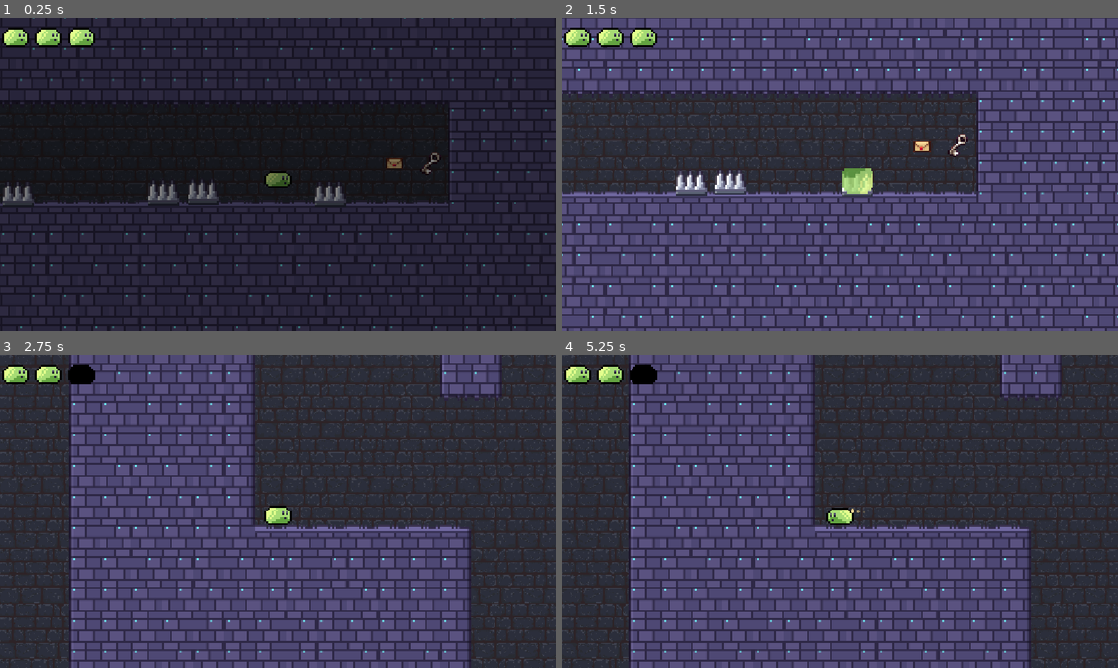
Above: before the commit, frames 1-4 (two rows, left to right).
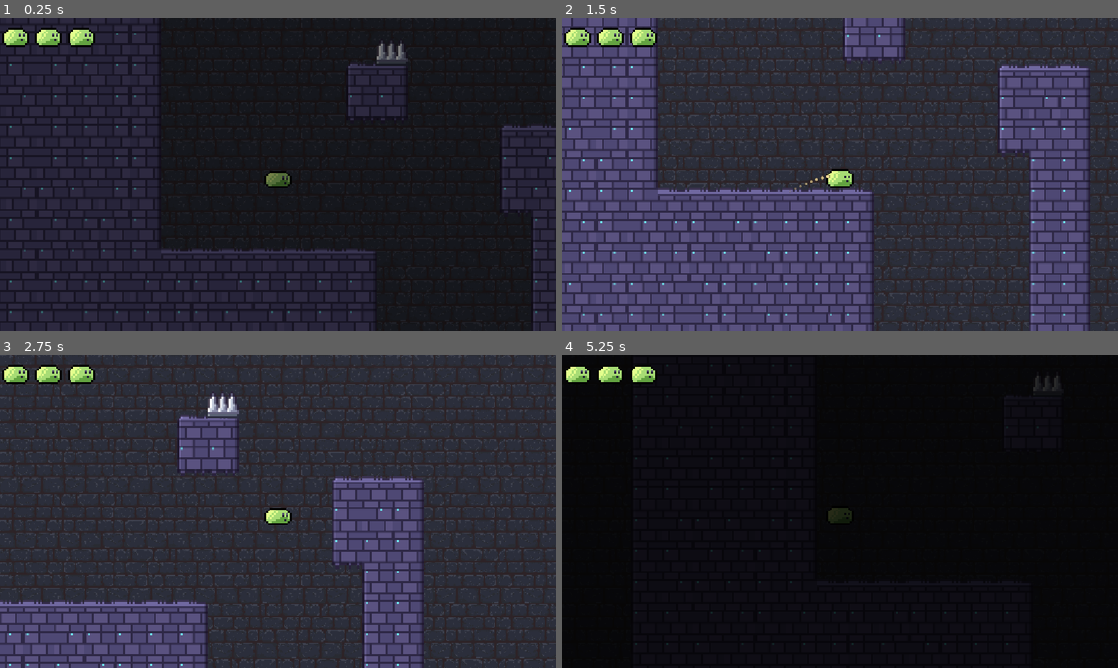
Above: after the commit, the same moments.

Repository: Trash-and-Co/bounce-back
Game: Godot game, scene res://scenes/levels/castleOfDespair/stage2Canons.tscn
Two runs of this game, one before a commit and one after it. Both use one fixed random seed, a clock stepped at 60 frames per second and the inputs below. This scene is started directly instead of the project's main scene.
Inputs (mouse positions are in pixels of both pictures, inside the frame that each line leads up to):
- Up to frame 1 (0.25 s): no input
- Up to frame 2 (1.5 s): move the mouse to (962, 158) at 0.52 s; click (962, 158) at 0.67 s; drag from (728, 190) to (956, 149) at 1.27 s
- Up to frame 3 (2.75 s): move the mouse to (333, 442) at 2.02 s; click (333, 442) at 2.17 s
- Up to frame 4 (5.25 s): drag from (812, 574) to (673, 464) at 2.77 s; move the mouse to (1006, 558) at 3.52 s; click (1006, 558) at 3.67 s; drag from (673, 464) to (756, 433) at 4.27 s; move the mouse to (867, 511) at 5.02 s; click (867, 511) at 5.17 s

The runs differ from the first frame. In frame 1, 40% of the frame differs, in the area x 0-100%, y 0-100%; in frame 2, 54%; in frame 3, 43%; in frame 4, 99%.

Commit message:
added multiple letters and objects to finish a stage and transition to the next ones.

Diff:
--- a/scenes/levels/castleOfDespair/stage2Canons.tscn
+++ b/scenes/levels/castleOfDespair/stage2Canons.tscn
@@ -12,15 +12,9 @@
 [ext_resource type="PackedScene" uid="uid://cgomkkkcqaqpk" path="res://objects/toggleSwitch/toggleSwitch.tscn" id="9_du66a"]
 [ext_resource type="Script" uid="uid://dx2wjjlw4vxq4" path="res://objects/collectible/collectible.gd" id="9_t5uru"]
 [ext_resource type="PackedScene" uid="uid://j8h0x4k13qop" path="res://enemies/deathTrigger/deathTrigger.tscn" id="10_t5uru"]
-[ext_resource type="Texture2D" uid="uid://djeprtg5flydd" path="res://assets/items/08.png" id="13_ebe8k"]
-[ext_resource type="Script" uid="uid://cyh4h3ptm0r3b" path="res://ui/letter.gd" id="14_d1bk6"]
-[ext_resource type="FontFile" uid="uid://4fox4h7hggqn" path="res://assets/fonts/Pixel Intv.otf" id="15_hcglw"]
 
 [sub_resource type="CircleShape2D" id="CircleShape2D_6q7i5"]
 radius = 12.0
-
-[sub_resource type="RectangleShape2D" id="RectangleShape2D_dgfsc"]
-size = Vector2(14, 71.666626)
 
 [node name="Stage2Spike2" type="Node2D" unique_id=965111673]
 
@@ -29,7 +23,7 @@
 tile_set = ExtResource("1_67ug3")
 
 [node name="Player" parent="." unique_id=2115439458 instance=ExtResource("2_yxg7v")]
-position = Vector2(4767, 1902)
+position = Vector2(563, 332)
 
 [node name="Background" parent="Player/Camera2D" parent_id_path=PackedInt32Array(2115439458, 1896346191) index="0" unique_id=417367645]
 position = Vector2(3.6672363, 0)
@@ -141,54 +135,16 @@
 
 [node name="Key" type="Sprite2D" parent="." unique_id=1466431997]
 texture_filter = 1
-position = Vector2(5083, 1901)
+position = Vector2(5085.0005, 1902.9999)
 scale = Vector2(3.5, 3.5)
 texture = ExtResource("8_du66a")
 script = ExtResource("9_t5uru")
-next_scene = "uid://6ghs2o6jyegm"
+next_scene = "uid://cjchik1euohvc"
 
 [node name="Area2D" type="Area2D" parent="Key" unique_id=1397863174]
 
 [node name="CollisionShape2D" type="CollisionShape2D" parent="Key/Area2D" unique_id=424789693]
 shape = SubResource("CircleShape2D_6q7i5")
 
-[node name="Letter" type="Sprite2D" parent="." unique_id=8313052]
-texture_filter = 1
-position = Vector2(5008, 1902)
-scale = Vector2(3, 3)
-texture = ExtResource("13_ebe8k")
-script = ExtResource("14_d1bk6")
-letter_font = ExtResource("15_hcglw")
-message = "Hey buddy!
-
-Looks like I got myself into a bit of a jam. I'm currently locked up just past the grass plateaus, and to make matters worse, they took the key and hid it deep inside the Castle of Despair.
-
-If you could track it down and get me out, I'd really appreciate it. See you soon!
-
-Your pal,
-Bob"
-
-[node name="Area2D" type="Area2D" parent="Letter" unique_id=239850484]
-texture_filter = 1
-
-[node name="CollisionShape2D" type="CollisionShape2D" parent="Letter/Area2D" unique_id=2047340451]
-position = Vector2(0, -5.333313)
-shape = SubResource("RectangleShape2D_dgfsc")
-
-[node name="CanvasLayer" type="CanvasLayer" parent="Letter" unique_id=466499277]
-
-[node name="Dialogue" type="PanelContainer" parent="Letter/CanvasLayer" unique_id=2042026138]
-offset_right = 40.0
-offset_bottom = 40.0
-
-[node name="VBoxContainer" type="VBoxContainer" parent="Letter/CanvasLayer/Dialogue" unique_id=457430211]
-layout_mode = 2
-
-[node name="Text" type="Label" parent="Letter/CanvasLayer/Dialogue/VBoxContainer" unique_id=902267867]
-layout_mode = 2
-
-[node name="Continue" type="Button" parent="Letter/CanvasLayer/Dialogue/VBoxContainer" unique_id=1287468296]
-layout_mode = 2
-
 [editable path="Player"]
 [editable path="DeathTrigger"]
--- a/scenes/levels/castleOfDespair/stage3EntranceToLavaDepths.tscn
+++ b/scenes/levels/castleOfDespair/stage3EntranceToLavaDepths.tscn
@@ -3,11 +3,17 @@
 [ext_resource type="TileSet" uid="uid://dm6tw6msia23m" path="res://assets/tilesets/tilesMain.tres" id="1_s4jsk"]
 [ext_resource type="PackedScene" uid="uid://dc5w5nvp1r8mx" path="res://player/player.tscn" id="2_6tc1s"]
 [ext_resource type="Texture2D" uid="uid://ch6vcxg0veod2" path="res://assets/SlimePlatformerAssets/Backgrounds/Dungeon_brick_wall_blue.png.png" id="3_k8gxj"]
-[ext_resource type="Script" uid="uid://d1ad5miwgot7f" path="res://objects/hud/hud.gd" id="4_w8im0"]
+[ext_resource type="Script" uid="uid://d1ad5miwgot7f" path="res://ui/hud/hud.gd" id="4_w8im0"]
 [ext_resource type="Texture2D" uid="uid://3bw2ykdm8cj7" path="res://assets/SlimePlatformerAssets/SlimeIdle/slimeIdle1.png" id="5_l82n1"]
 [ext_resource type="PackedScene" uid="uid://cuhxkjcj3memu" path="res://objects/checkpoint/checkpoint.tscn" id="6_ue4uh"]
 [ext_resource type="PackedScene" uid="uid://dl7kqpfvinyc8" path="res://enemies/cannon/cannon.tscn" id="7_v6a5q"]
 [ext_resource type="PackedScene" uid="uid://c7h32g5xrtmlf" path="res://enemies/spike/spike.tscn" id="8_t6i05"]
+[ext_resource type="Texture2D" uid="uid://djeprtg5flydd" path="res://assets/items/08.png" id="9_nt01p"]
+[ext_resource type="Script" uid="uid://cyh4h3ptm0r3b" path="res://ui/letter.gd" id="10_hyjvm"]
+[ext_resource type="FontFile" uid="uid://4fox4h7hggqn" path="res://assets/fonts/Pixel Intv.otf" id="11_f6noa"]
+
+[sub_resource type="RectangleShape2D" id="RectangleShape2D_v2dnw"]
+size = Vector2(14, 71.666626)
 
 [node name="Stage2Spike" type="Node2D" unique_id=965111673]
 
@@ -261,4 +267,46 @@
 position = Vector2(2688, -256)
 rotation = 1.5707964
 
+[node name="Letter" type="Sprite2D" parent="." unique_id=454720088]
+texture_filter = 1
+position = Vector2(6316, 2802)
+scale = Vector2(3, 3)
+texture = ExtResource("9_nt01p")
+script = ExtResource("10_hyjvm")
+letter_font = ExtResource("11_f6noa")
+message = "Hey buddy!
+
+You found the key in the Castle of Despair! I knew I could count on you.
+
+Unfortunately, they've moved me down into the Magma Underworld. I'm still locked up, but that key can open my cage.
+
+Follow the passage until the magma starts appearing. There's a big hole in the floor ahead. Drop in! That's the way down to me.
+
+Bring the key and free me. Please hurry. It's getting a little too warm for a slime!
+
+Your pal,
+Bob"
+
+[node name="Area2D" type="Area2D" parent="Letter" unique_id=1352716812]
+texture_filter = 1
+
+[node name="CollisionShape2D" type="CollisionShape2D" parent="Letter/Area2D" unique_id=1988002188]
+position = Vector2(0, -5.333313)
+shape = SubResource("RectangleShape2D_v2dnw")
+
+[node name="CanvasLayer" type="CanvasLayer" parent="Letter" unique_id=837682807]
+
+[node name="Dialogue" type="PanelContainer" parent="Letter/CanvasLayer" unique_id=882056900]
+offset_right = 40.0
+offset_bottom = 40.0
+
+[node name="VBoxContainer" type="VBoxContainer" parent="Letter/CanvasLayer/Dialogue" unique_id=678791396]
+layout_mode = 2
+
+[node name="Text" type="Label" parent="Letter/CanvasLayer/Dialogue/VBoxContainer" unique_id=1156520809]
+layout_mode = 2
+
+[node name="Continue" type="Button" parent="Letter/CanvasLayer/Dialogue/VBoxContainer" unique_id=620251219]
+layout_mode = 2
+
 [editable path="Player"]
--- a/scenes/levels/grassPlatues/stage1Tutorial.tscn
+++ b/scenes/levels/grassPlatues/stage1Tutorial.tscn
@@ -10,8 +10,17 @@
 [ext_resource type="PackedScene" uid="uid://cuhxkjcj3memu" path="res://objects/checkpoint/checkpoint.tscn" id="4_w4rtc"]
 [ext_resource type="PackedScene" uid="uid://j8h0x4k13qop" path="res://enemies/deathTrigger/deathTrigger.tscn" id="5_w5pkf"]
 [ext_resource type="PackedScene" uid="uid://is5nhsfmoxgb" path="res://ui/fadeToBlack.tscn" id="6_w5pkf"]
+[ext_resource type="Texture2D" uid="uid://dn8eex5txypm4" path="res://assets/items/map.png" id="11_wfvow"]
+[ext_resource type="Script" uid="uid://dx2wjjlw4vxq4" path="res://objects/collectible/collectible.gd" id="12_o57h5"]
 
 [sub_resource type="CircleShape2D" id="CircleShape2D_3mg2o"]
+
+[sub_resource type="AtlasTexture" id="AtlasTexture_o57h5"]
+atlas = ExtResource("11_wfvow")
+region = Rect2(0, 0, 16, 32)
+
+[sub_resource type="CircleShape2D" id="CircleShape2D_ja61k"]
+radius = 12.0
 
 [node name="Stage1Tutorial" type="Node2D" unique_id=524240727]
 position = Vector2(-406, 228)
@@ -25,12 +34,13 @@
 letter_font = ExtResource("3_x3r4t")
 message = "Hey buddy!
 
-Looks like I got myself into a bit of a jam. I'm currently locked up just past the grass plateaus, and to make matters worse, they took the key and hid it deep inside the Castle of Despair.
+Looks like I got myself into a bit of a jam. I'm trapped somewhere beyond the Grass Plateaus, and I could really use your help.
 
-If you could track it down and get me out, I'd really appreciate it. See you soon!
+My map got ripped in half, and both pieces are scattered across the Grass Plateaus. Find them both and you'll have the route to the Castle of Despair, where they've hidden the key to my cage.
 
 Your pal,
-Bob"
+Bob
+"
 
 [node name="Area2D" type="Area2D" parent="Letter" unique_id=1329990600]
 texture_filter = 1
@@ -58,7 +68,7 @@
 tile_set = ExtResource("1_7ak82")
 
 [node name="Player" parent="." unique_id=2115439458 instance=ExtResource("2_k2svq")]
-position = Vector2(367, 357)
+position = Vector2(354, 223)
 
 [node name="Background" parent="Player/Camera2D" parent_id_path=PackedInt32Array(2115439458, 1896346191) index="0" unique_id=417367645]
 position = Vector2(-5.222233, 3.999999)
@@ -83,5 +93,19 @@
 
 [node name="FadeToBlack" parent="." unique_id=364107224 instance=ExtResource("6_w5pkf")]
 
+[node name="Map 1_2" type="Sprite2D" parent="." unique_id=1057039017]
+texture_filter = 1
+position = Vector2(3950.9998, -1527)
+scale = Vector2(3.5, 3.5)
+texture = SubResource("AtlasTexture_o57h5")
+script = ExtResource("12_o57h5")
+key_id = &"map_piece_1"
+next_scene = "uid://dlg38dtlgitl0"
+
+[node name="Area2D" type="Area2D" parent="Map 1_2" unique_id=137743780]
+
+[node name="CollisionShape2D" type="CollisionShape2D" parent="Map 1_2/Area2D" unique_id=836681549]
+shape = SubResource("CircleShape2D_ja61k")
+
 [editable path="Player"]
 [editable path="DeathTrigger"]
--- a/scenes/levels/grassPlatues/stage2Spike.tscn
+++ b/scenes/levels/grassPlatues/stage2Spike.tscn
@@ -7,6 +7,15 @@
 [ext_resource type="Texture2D" uid="uid://3bw2ykdm8cj7" path="res://assets/SlimePlatformerAssets/SlimeIdle/slimeIdle1.png" id="5_a0gcg"]
 [ext_resource type="PackedScene" uid="uid://c7h32g5xrtmlf" path="res://enemies/spike/spike.tscn" id="6_a0gcg"]
 [ext_resource type="PackedScene" uid="uid://cuhxkjcj3memu" path="res://objects/checkpoint/checkpoint.tscn" id="7_hxciw"]
+[ext_resource type="Texture2D" uid="uid://dn8eex5txypm4" path="res://assets/items/map.png" id="8_jugfk"]
+[ext_resource type="Script" uid="uid://dx2wjjlw4vxq4" path="res://objects/collectible/collectible.gd" id="9_fvu07"]
+
+[sub_resource type="AtlasTexture" id="AtlasTexture_l2ftc"]
+atlas = ExtResource("8_jugfk")
+region = Rect2(16, 0, 16, 32)
+
+[sub_resource type="CircleShape2D" id="CircleShape2D_hwfqr"]
+radius = 12.0
 
 [node name="Stage2Spike" type="Node2D" unique_id=965111673]
 
@@ -15,7 +24,7 @@
 tile_set = ExtResource("1_srwtk")
 
 [node name="Player" parent="." unique_id=2115439458 instance=ExtResource("2_rh8md")]
-position = Vector2(857, 553)
+position = Vector2(5086, 599)
 
 [node name="Background" parent="Player/Camera2D" parent_id_path=PackedInt32Array(2115439458, 1896346191) index="0" unique_id=417367645]
 position = Vector2(-5.222229, 5)
@@ -141,4 +150,18 @@
 [node name="Spike9" parent="." unique_id=391221291 instance=ExtResource("6_a0gcg")]
 position = Vector2(4640, 2656)
 
+[node name="map 2_2" type="Sprite2D" parent="." unique_id=1472282278]
+texture_filter = 1
+position = Vector2(4974, 701)
+scale = Vector2(3.5, 3.5)
+texture = SubResource("AtlasTexture_l2ftc")
+script = ExtResource("9_fvu07")
+key_id = &"map_piece_2"
+next_scene = "uid://ckn5ekl8lfwe7"
+
+[node name="Area2D" type="Area2D" parent="map 2_2" unique_id=1924511116]
+
+[node name="CollisionShape2D" type="CollisionShape2D" parent="map 2_2/Area2D" unique_id=422113695]
+shape = SubResource("CircleShape2D_hwfqr")
+
 [editable path="Player"]
--- a/scenes/levels/grassPlatues/stage3castleEntrance.tscn
+++ b/scenes/levels/grassPlatues/stage3castleEntrance.tscn
@@ -8,6 +8,11 @@
 [ext_resource type="PackedScene" uid="uid://cuhxkjcj3memu" path="res://objects/checkpoint/checkpoint.tscn" id="6_rmq68"]
 [ext_resource type="PackedScene" uid="uid://c7h32g5xrtmlf" path="res://enemies/spike/spike.tscn" id="7_6cs85"]
 [ext_resource type="PackedScene" uid="uid://j8h0x4k13qop" path="res://enemies/deathTrigger/deathTrigger.tscn" id="8_vy105"]
+[ext_resource type="Texture2D" uid="uid://djeprtg5flydd" path="res://assets/items/08.png" id="9_oxalj"]
+[ext_resource type="Script" uid="uid://cyh4h3ptm0r3b" path="res://ui/letter.gd" id="10_rmq68"]
+[ext_resource type="FontFile" uid="uid://4fox4h7hggqn" path="res://assets/fonts/Pixel Intv.otf" id="11_6cs85"]
+
+[sub_resource type="CircleShape2D" id="CircleShape2D_uk617"]
 
 [node name="Stage2Spike" type="Node2D" unique_id=965111673]
 
@@ -109,5 +114,44 @@
 [node name="Spike12" parent="." unique_id=1993362420 instance=ExtResource("7_6cs85")]
 position = Vector2(4384, 1312)
 
+[node name="Letter" type="Sprite2D" parent="." unique_id=1325831236]
+texture_filter = 1
+position = Vector2(732, 632)
+scale = Vector2(3, 3)
+texture = ExtResource("9_oxalj")
+script = ExtResource("10_rmq68")
+letter_font = ExtResource("11_6cs85")
+message = "Hey buddy!
+
+You found both halves of the map! I knew I could count on you.
+
+There's just one last stretch of the Grass Plateaus ahead. Continue and you'll reach the Castle of Despair.
+
+The key to my cage is hidden somewhere inside that castle. You're getting closer! Keep going, and watch your step.
+
+Your pal,
+Bob"
+
+[node name="Area2D" type="Area2D" parent="Letter" unique_id=198240062]
+texture_filter = 1
+
+[node name="CollisionShape2D" type="CollisionShape2D" parent="Letter/Area2D" unique_id=1336175499]
+shape = SubResource("CircleShape2D_uk617")
+
+[node name="CanvasLayer" type="CanvasLayer" parent="Letter" unique_id=843378430]
+
+[node name="Dialogue" type="PanelContainer" parent="Letter/CanvasLayer" unique_id=178152161]
+offset_right = 40.0
+offset_bottom = 40.0
+
+[node name="VBoxContainer" type="VBoxContainer" parent="Letter/CanvasLayer/Dialogue" unique_id=2036176637]
+layout_mode = 2
+
+[node name="Text" type="Label" parent="Letter/CanvasLayer/Dialogue/VBoxContainer" unique_id=1957753941]
+layout_mode = 2
+
+[node name="Continue" type="Button" parent="Letter/CanvasLayer/Dialogue/VBoxContainer" unique_id=641121507]
+layout_mode = 2
+
 [editable path="Player"]
 [editable path="DeathTrigger2"]
Binary file removed: assets/items/06.png
Not shown, removed: assets/items/06.png.import
Binary file removed: assets/items/10.png
Not shown, removed: assets/items/10.png.import
Binary file removed: assets/items/11.png
Not shown, removed: assets/items/11.png.import
Binary file removed: assets/items/12.png
Not shown, removed: assets/items/12.png.import
Binary file removed: assets/items/13.png
Binary file removed: assets/items/14.png
Not shown, removed: assets/items/14.png.import
Binary file removed: assets/items/15.png
(and 17 more such lines)
